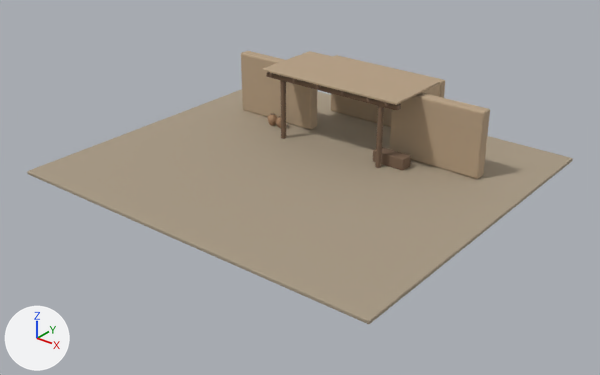
Renders of the glTF model packages/zhang-qian-yuezhi/assets/asset-meeting.glb from each side of a commit.
Before and after are seen from a camera (50 mm lens) standing at (23.2, -29.3, 17.0) and looking at (0.6, -1.1, -0.5). Arrows for +X, +Y and +Z are at lower left; the lights stay in place. The first picture is the older version. Where no turn or scale is listed for an object, it has been applied to the vertices.

The first picture shows 'Courtyard floor', 'Light roof covering', 'Plain reception bench', 'Portico timber', 'Portico timber.001', 'Reception wall left', 'Reception wall right', 'Shadowed inner wall', 'Timber crossbeam' and 2 more.
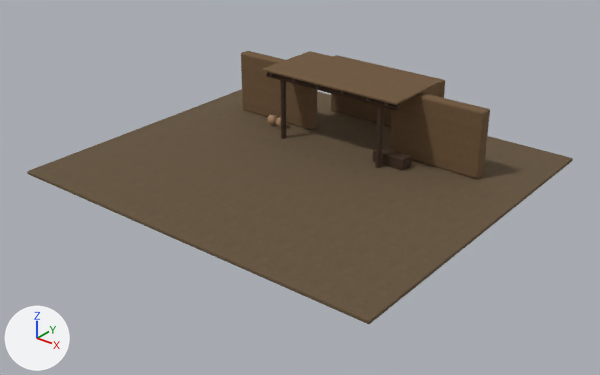
Pixel boxes (x1, y1, x2, y2) of what changed, in the pictures (600 x 375 px):
'Courtyard floor', recoloured (beige to brown): (27, 89, 573, 324) in both
'Reception wall right', recoloured (beige to brown): (390, 93, 490, 179) in both
'Light roof covering', recoloured (beige to brown): (262, 51, 441, 105) in both
'Reception wall left', recoloured (beige to brown): (241, 51, 317, 130) in both
'Shadowed inner wall', recoloured (beige to brown): (331, 55, 445, 127) in both
'Timber crossbeam', recoloured: (266, 72, 401, 110) in both
'Plain reception bench', recoloured (darker): (373, 147, 411, 171) in both
'Portico timber.001', recoloured (darker): (375, 106, 384, 168) in both
'Portico timber', recoloured (darker): (280, 80, 286, 139) in both

What changed in the scene script:
```text
Add mat_refined_illustrative_wood___embedded_pbr:
    mat_refined_illustrative_wood___embedded_pbr = bpy.data.materials.new('Refined illustrative wood - embedded PBR')
    # uses the picture img_authored_wood_basecolor_512
    # uses the picture img_authored_wood_normal_512
    # uses the picture img_authored_wood_roughness_metallic_512
Add mat_refined_illustrative_plaster___embedded_pbr:
    mat_refined_illustrative_plaster___embedded_pbr = bpy.data.materials.new('Refined illustrative plaster - embedded PBR')
    # uses the picture img_authored_plaster_basecolor_512
    # uses the picture img_authored_plaster_normal_512
    # uses the picture img_authored_plaster_roughness_metallic_512
Add mat_refined_illustrative_earth___embedded_pbr:
    mat_refined_illustrative_earth___embedded_pbr = bpy.data.materials.new('Refined illustrative earth - embedded PBR')
    # uses the picture img_authored_earth_basecolor_512
    # uses the picture img_authored_earth_normal_512
    # uses the picture img_authored_earth_roughness_metallic_512
Change me_cube_001:
    where me_cube_001.from_pydata(...)  # 96 vertices, 188 faces; spans x -10.0..10.0, y -9.0..9.0, z -0.1..0.1
    remove me_cube_001.materials.append(mat_compacted_courtyard_earth)  # beige #a89984
    add me_cube_001.materials.append(mat_refined_illustrative_earth___embedded_pbr)
Change me_cube_013:
    where me_cube_013.from_pydata(...)  # 96 vertices, 188 faces; spans x -4.1..4.1, y -2.0..2.0, z -0.05..0.05
    remove me_cube_013.materials.append(mat_warm_earthen_plaster)  # beige #b6a084
    add me_cube_013.materials.append(mat_refined_illustrative_plaster___embedded_pbr)
Change me_cube_014:
    where me_cube_014.from_pydata(...)  # 96 vertices, 188 faces; spans x -0.9..0.9, y -0.35..0.35, z -0.3..0.3
    remove me_cube_014.materials.append(mat_dark_worn_timber)  # brown #79614d
    add me_cube_014.materials.append(mat_refined_illustrative_wood___embedded_pbr)
Change me_cylinder:
    where me_cylinder.from_pydata(...)  # 40 vertices, 76 faces; spans x -0.14..0.14, y -0.14..0.14, z -1.65..1.65
    remove me_cylinder.materials.append(mat_dark_worn_timber)  # brown #79614d
    add me_cylinder.materials.append(mat_refined_illustrative_wood___embedded_pbr)
Change me_cylinder_001:
    where me_cylinder_001.from_pydata(...)  # 40 vertices, 76 faces; spans x -0.14..0.14, y -0.14..0.14, z -1.65..1.65
    remove me_cylinder_001.materials.append(mat_dark_worn_timber)  # brown #79614d
    add me_cylinder_001.materials.append(mat_refined_illustrative_wood___embedded_pbr)
Change me_cube_002:
    where me_cube_002.from_pydata(...)  # 96 vertices, 188 faces; spans x -2.5..2.5, y -0.32..0.32, z -1.7..1.7
    remove me_cube_002.materials.append(mat_warm_earthen_plaster)  # beige #b6a084
    add me_cube_002.materials.append(mat_refined_illustrative_plaster___embedded_pbr)
Change me_cube_003:
    where me_cube_003.from_pydata(...)  # 96 vertices, 188 faces; spans x -2.5..2.5, y -0.32..0.32, z -1.7..1.7
    remove me_cube_003.materials.append(mat_warm_earthen_plaster)  # beige #b6a084
    add me_cube_003.materials.append(mat_refined_illustrative_plaster___embedded_pbr)
Change me_cube_005:
    where me_cube_005.from_pydata(...)  # 96 vertices, 188 faces; spans x -3.5..3.5, y -0.25..0.25, z -1.6..1.6
    remove me_cube_005.materials.append(mat_warm_earthen_plaster)  # beige #b6a084
    add me_cube_005.materials.append(mat_refined_illustrative_plaster___embedded_pbr)
Change me_cube_006:
    where me_cube_006.from_pydata(...)  # 96 vertices, 188 faces; spans x -4.0..4.0, y -0.17..0.17, z -0.12..0.12
    remove me_cube_006.materials.append(mat_dark_worn_timber)  # brown #79614d
    add me_cube_006.materials.append(mat_refined_illustrative_wood___embedded_pbr)
```
